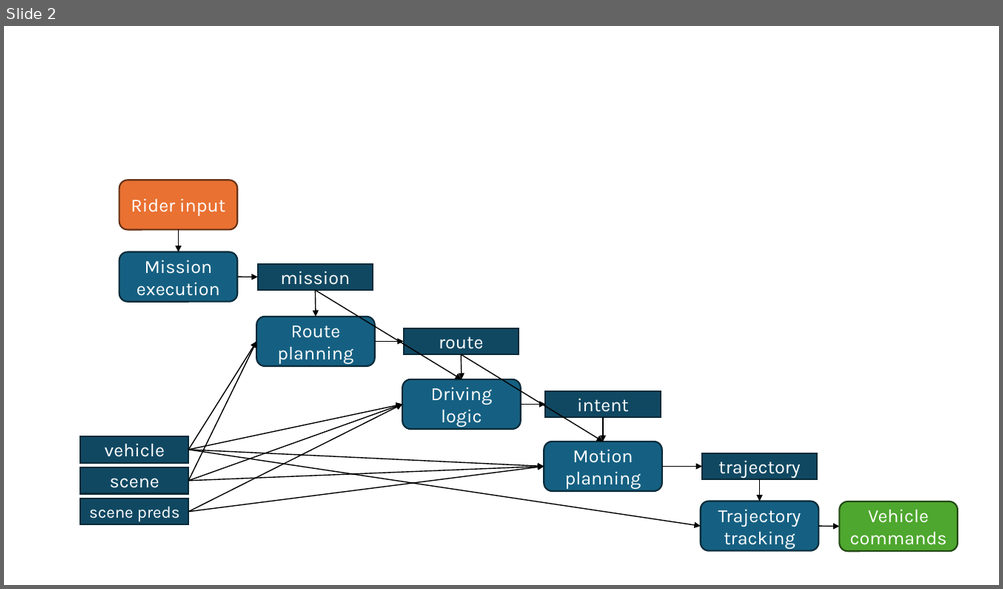
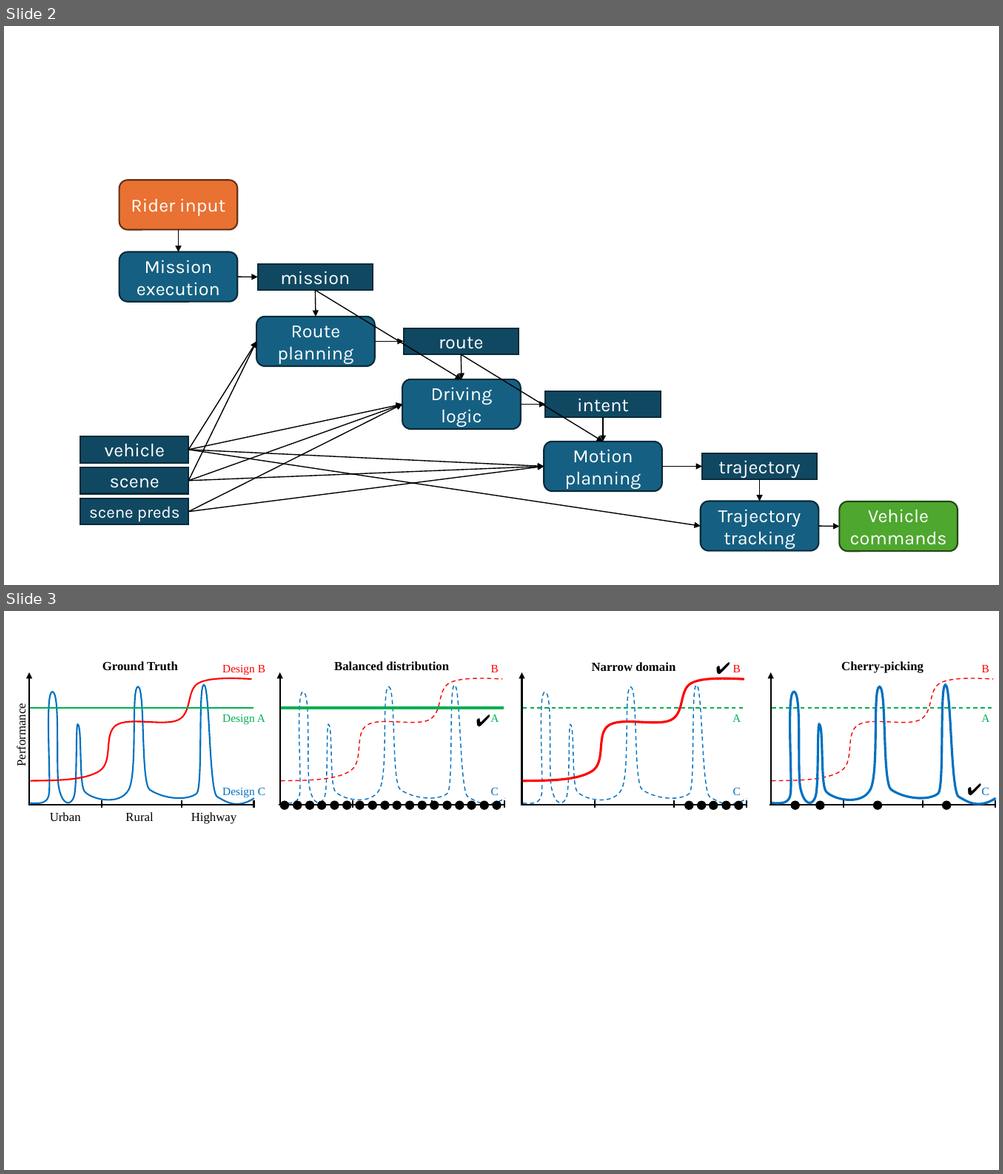
Before and after one commit to krishauser/RoboticSystemsBook, a slide deck: figures/systems/figures.pptx. Shown one above the other, each under a label of ours: slide 2 before the commit, slides 2 and 3 after it. The pictures are 1003x589 and 1003x1174 pixels, drawn with LibreOffice and Linux fonts; fonts in the diff are those of the drawing. Boxes give left, top, right and bottom in pixels: in the first picture for what was removed or moved away, otherwise in the second. Text is boxed around its words. In the diff, an @@ line names an element or a change of style, - is before the commit and + after.

```diff
--- a/figures/systems/figures.pptx
+++ b/figures/systems/figures.pptx
@@ slide 3 added at [4,611,999,1170], background #FFFFFF @@
@@ group added at [14,661,265,824]: 8 texts, 5 lines, 2 freeform shapes, 1 arrow @@
+Design B
+Design A
+Design C
+Performance
+Urban
+Rural
+Highway
+Ground Truth
@@ group added at [279,661,505,809]: 18 ellipses, 5 lines, 5 texts, 2 freeform shapes, 1 arrow @@
+B
+A
+C
+✔
+Balanced distribution
@@ group added at [769,661,996,809]: 5 lines, 5 texts, 4 ellipses, 2 freeform shapes, 1 arrow @@
+B
+A
+C
+Cherry-picking
+✔
@@ group added at [521,654,746,809]: 5 lines, 5 texts, 5 ellipses, 2 freeform shapes, 1 arrow @@
+B
+A
+C
+Narrow domain
+✔
```
Also in this commit, not shown: 3 other files.
